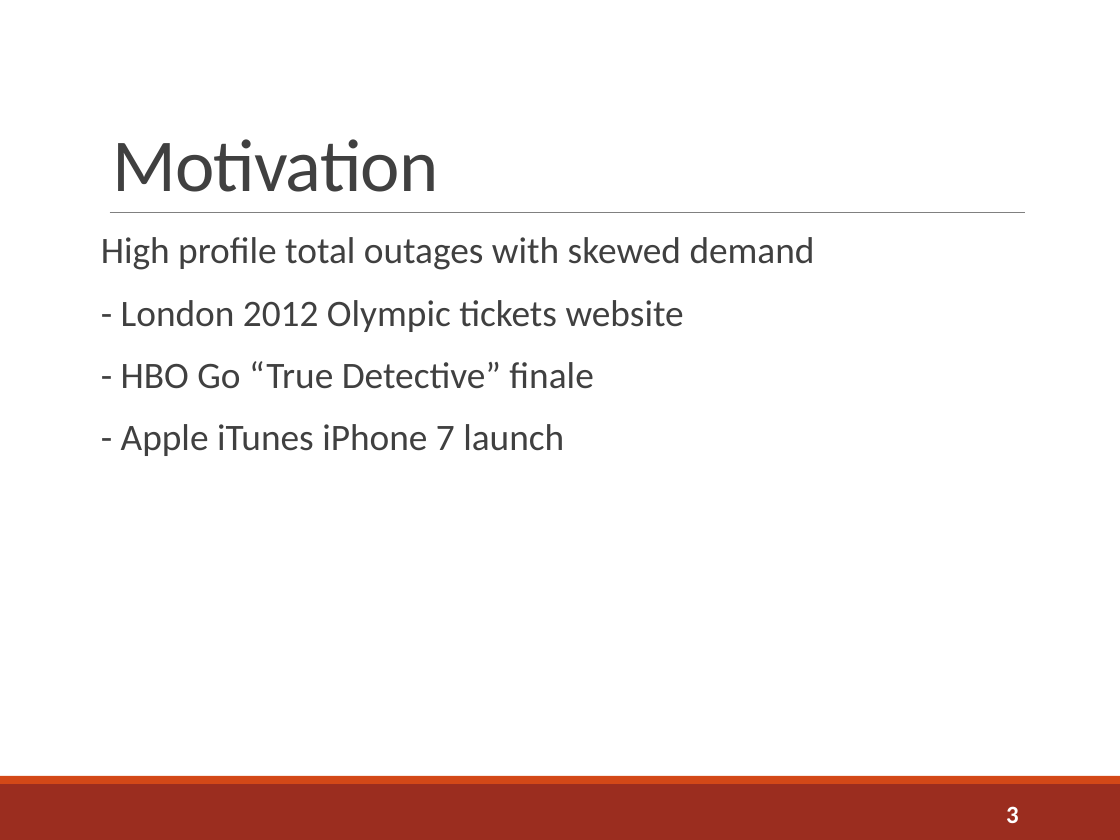
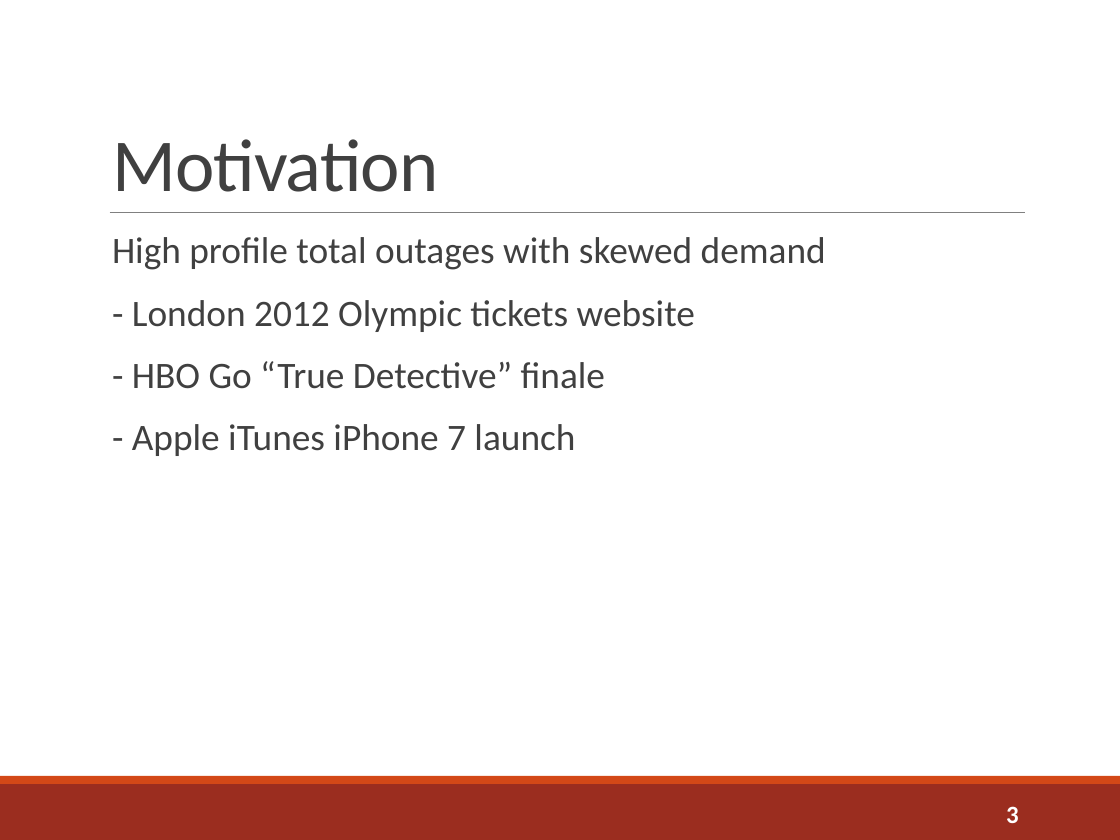
Before and after one commit to sshephard2/skewed-modelling, a slide deck: slide 3 of Presentation/Performance modelling of skewed demand in complex systems.pptx. Drawn at 1120x840 pixels with LibreOffice and Linux fonts; fonts in the diff are those of the drawing. Boxes give left, top, right and bottom in pixels: in the first picture for what was removed or moved away, otherwise in the second. Text is boxed around its words. In the diff, an @@ line names an element or a change of style, - is before the commit and + after.

```diff
--- a/Presentation/Performance modelling of skewed demand in complex systems.pptx
+++ b/Presentation/Performance modelling of skewed demand in complex systems.pptx
@@ text "High profile total outages with ..." at (112,237,826,456): bullet none to   @@
```
Also in this commit, not shown: 5 other slides changed, 5 slides added, 5 slides removed, 2 other files.
